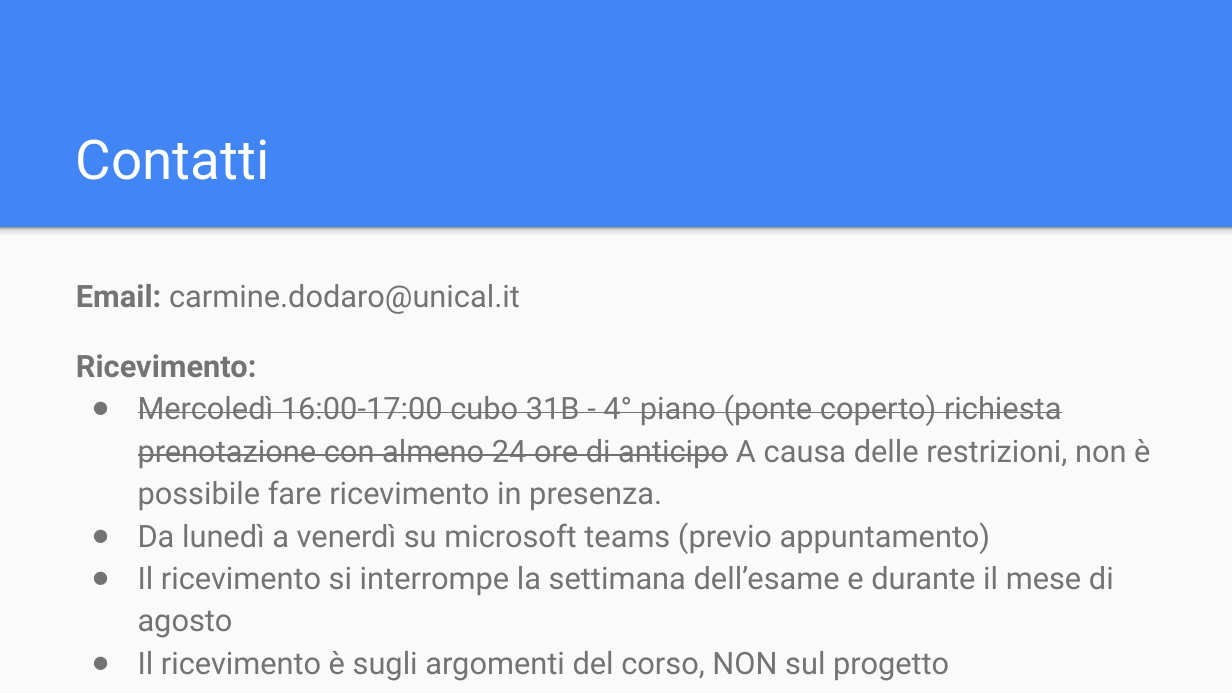
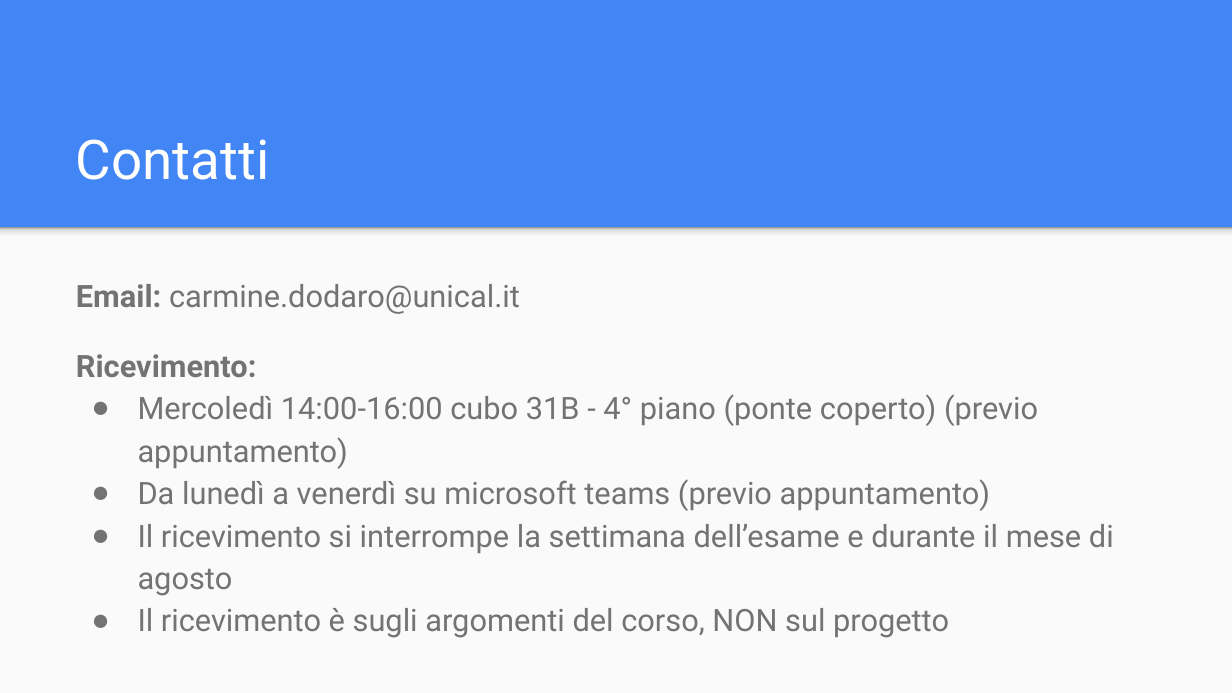
Before and after one commit to Rhaegal222/User-Interface-Design, a slide deck: slide 2 of Slides/0 - Introduzione al corso/0-Introduzione al corso.pptx. Drawn at 1232x693 pixels with LibreOffice and Linux fonts; fonts in the diff are those of the drawing. Boxes give left, top, right and bottom in pixels: in the first picture for what was removed or moved away, otherwise in the second. Text is boxed around its words. In the diff, an @@ line names an element or a change of style, - is before the commit and + after.

```diff
--- a/Slides/0 - Introduzione al corso/0-Introduzione al corso.pptx
+++ b/Slides/0 - Introduzione al corso/0-Introduzione al corso.pptx
@@ text at box(138, 394, 1038, 469): text changed @@
-● Mercoledì 16:00-17:00 cubo 31B - 4° piano (ponte coperto) richiesta prenotazione con almeno 24 ore di anticipo A causa delle restrizioni, non è possibile fare ricevimento in presenza.
+● Mercoledì 14:00-16:00 cubo 31B - 4° piano (ponte coperto) (previo appuntamento)
```
Also in this commit, not shown: 1 other slide changed.
